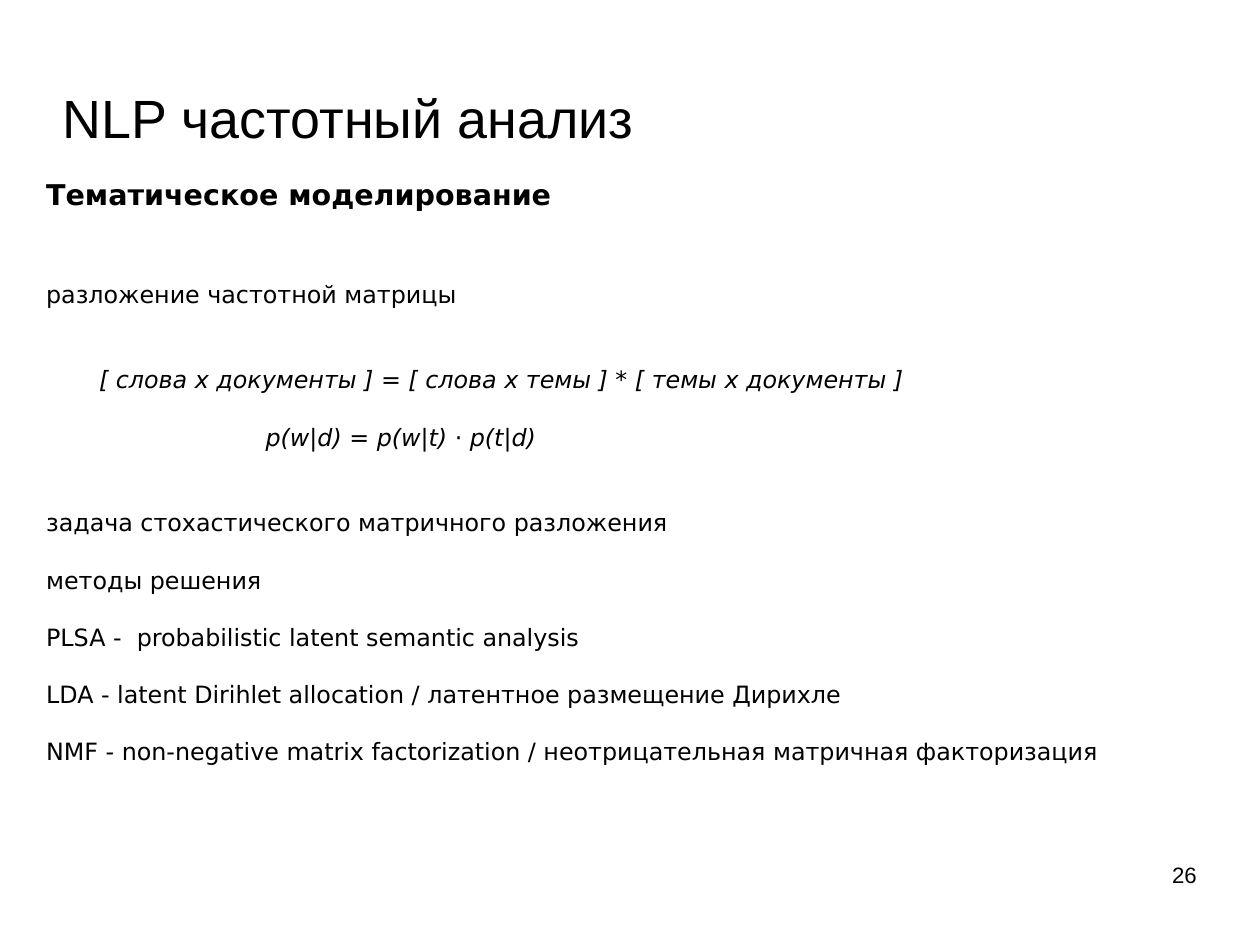
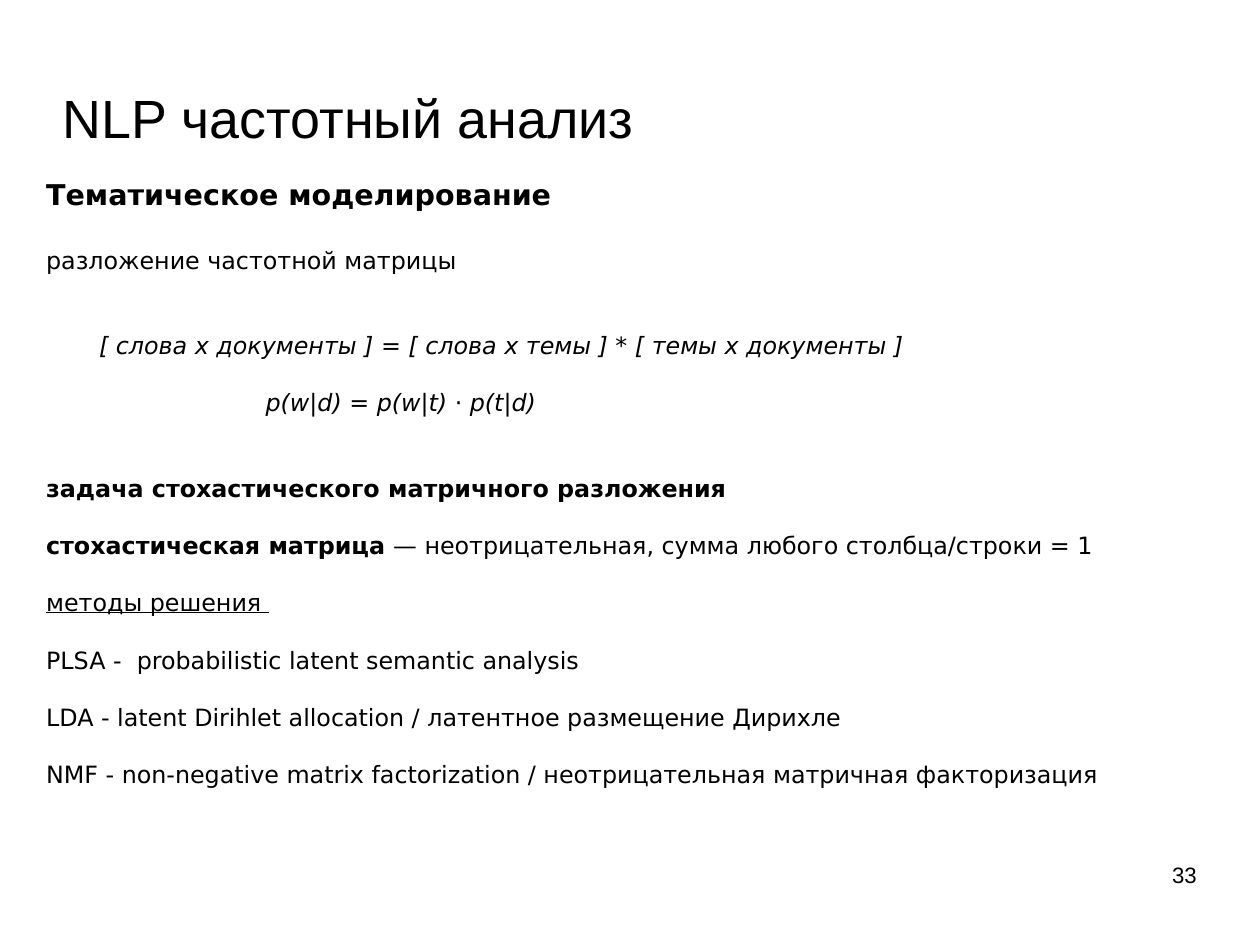
Before and after one commit to mechanoid5/ml_lectorium_legacy, a slide deck: slide 33 of 25-text-tfidf.odp (slide 26 before the commit). Drawn at 1260x945 pixels with LibreOffice and Linux fonts; fonts in the diff are those of the drawing; background and template pictures are left out. Boxes give left, top, right and bottom in pixels: in the first picture for what was removed or moved away, otherwise in the second. Text is boxed around its words. In the diff, an @@ line names an element or a change of style, - is before the commit and + after.

```diff
--- a/25-text-tfidf.odp
+++ b/25-text-tfidf.odp
@@ text at bbox=[46, 483, 726, 616]: bold on in "задача стохастического матричного разложения"; underline on in "методы решения" @@
@@ text at bbox=[46, 535, 1092, 559]: paragraph added @@
+стохастическая матрица — неотрицательная, сумма любого столбца/строки = 1
@@ page number at bbox=[1172, 867, 1197, 884]: text changed @@
-26
+33
```
Also in this commit, not shown: 3 other slides changed, 7 slides added, 1 slide removed, 1 other file.
